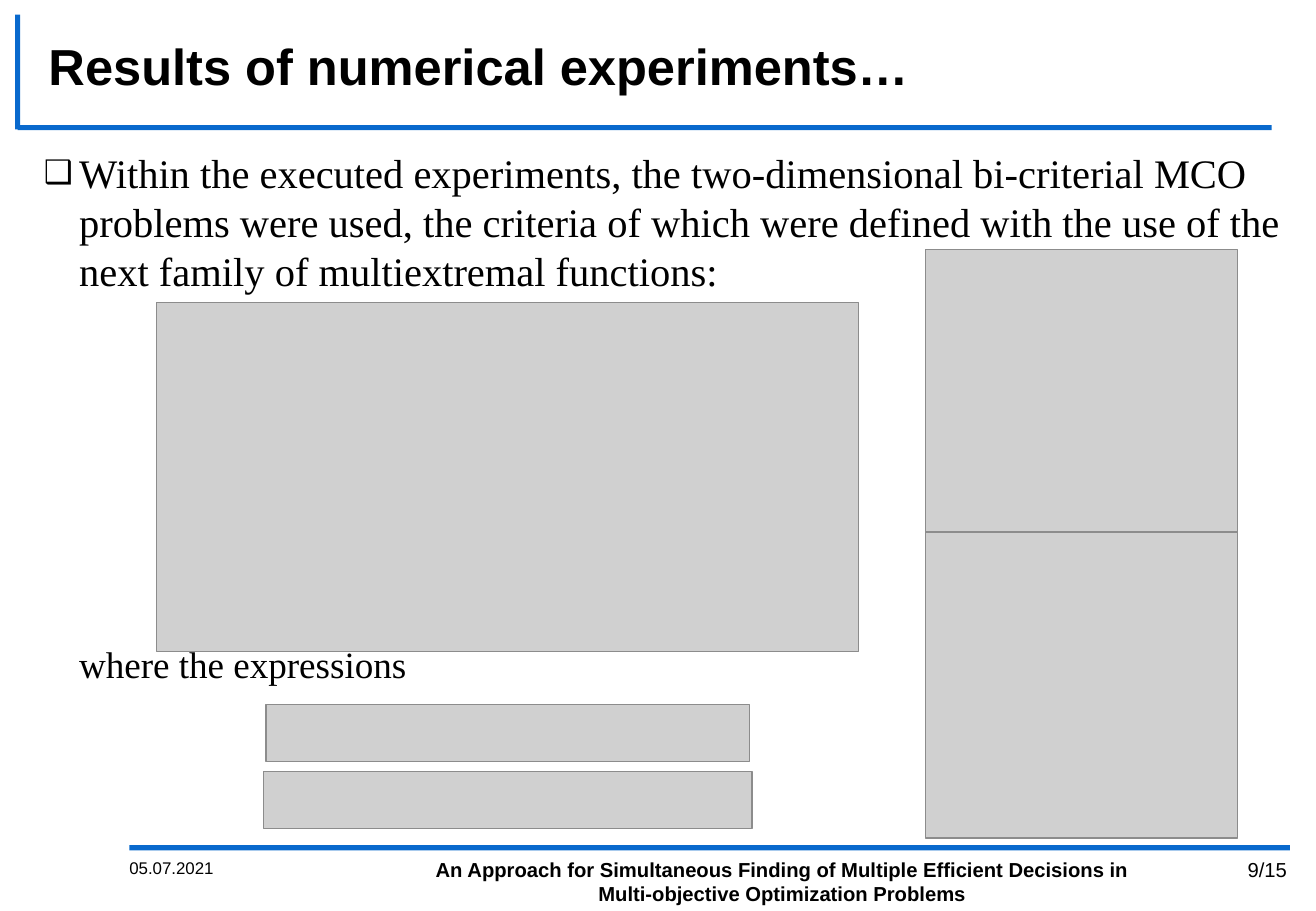
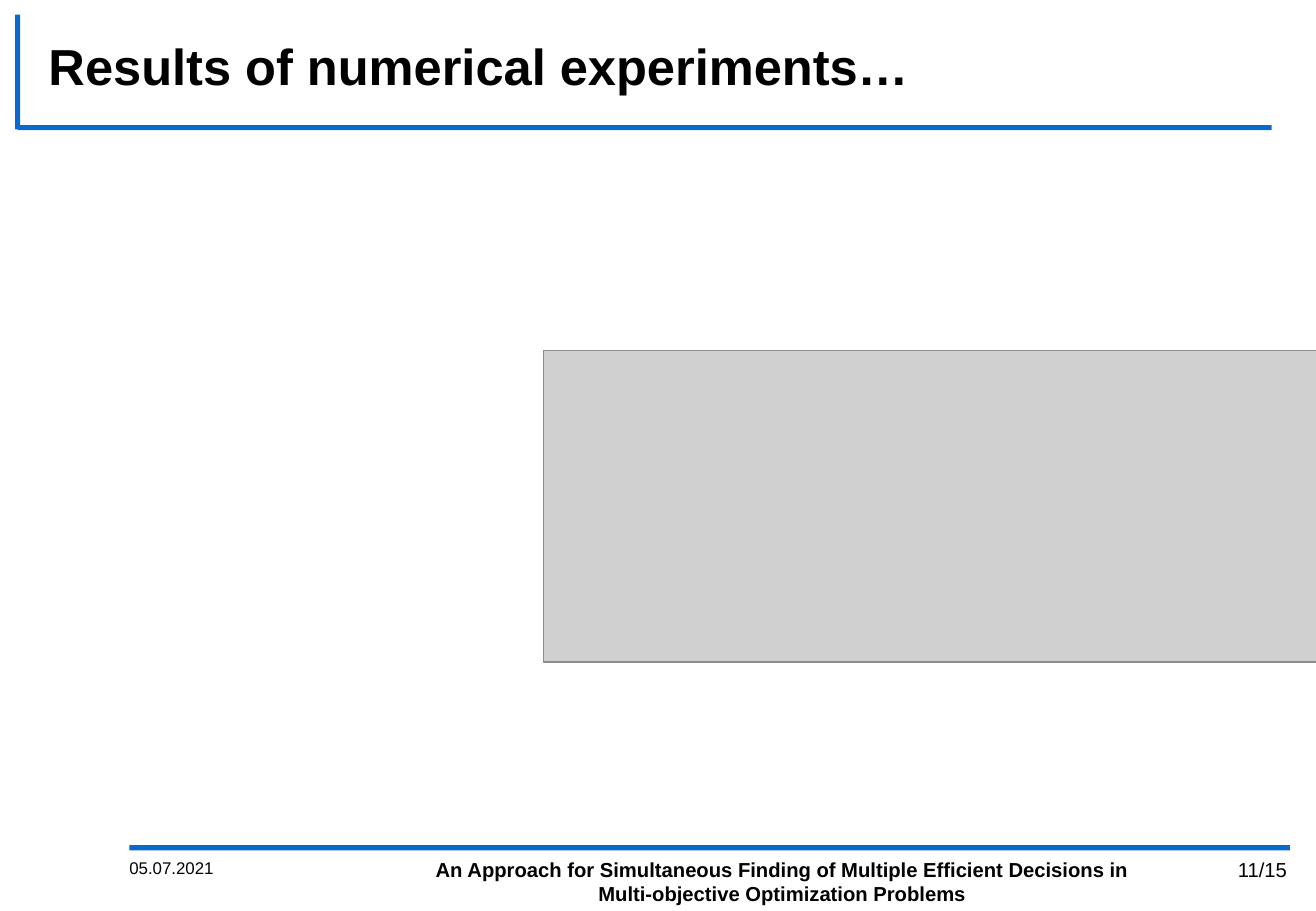
Before and after one commit to kabarkalov/GlobOptPapers, a slide deck: slide 11 of 2021/MOTOR_BarkalovLebedev/MOTOR_2021.pptx (slide 9 before the commit). Drawn at 1316x911 pixels with LibreOffice and Linux fonts; fonts in the diff are those of the drawing; grey boxes stand for pictures; background and template pictures are left out. Boxes give left, top, right and bottom in pixels: in the first picture for what was removed or moved away, otherwise in the second. Text is boxed around its words. In the diff, an @@ line names an element or a change of style, - is before the commit and + after.

```diff
--- a/2021/MOTOR_BarkalovLebedev/MOTOR_2021.pptx
+++ b/2021/MOTOR_BarkalovLebedev/MOTOR_2021.pptx
@@ text removed at [79,160,1279,686] @@
-❑ Within the executed experiments, the two-dimensional bi-criterial MCO problems were used, the criteria of which were defined with the use of the next family of multiextremal functions:
-  where the expressions
@@ picture removed at [926,250,1237,557] @@
@@ picture removed at [157,303,859,653] @@
@@ picture added at [543,350,1316,662] @@
@@ picture removed at [926,532,1238,838] @@
@@ picture removed at [266,705,750,762] @@
@@ picture removed at [264,772,752,829] @@
@@ page number at [1238,862,1287,878]: text changed @@
-9/15
+11/15
```
Also in this commit, not shown: 7 other slides changed, 1 slide added.
